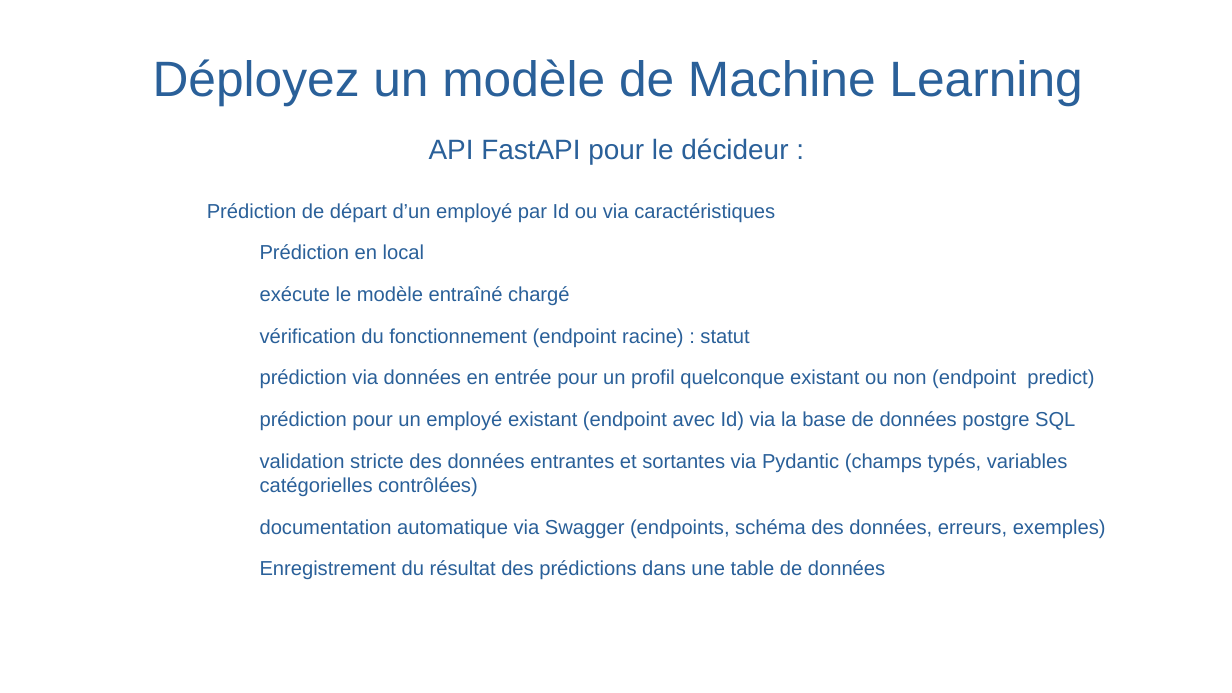
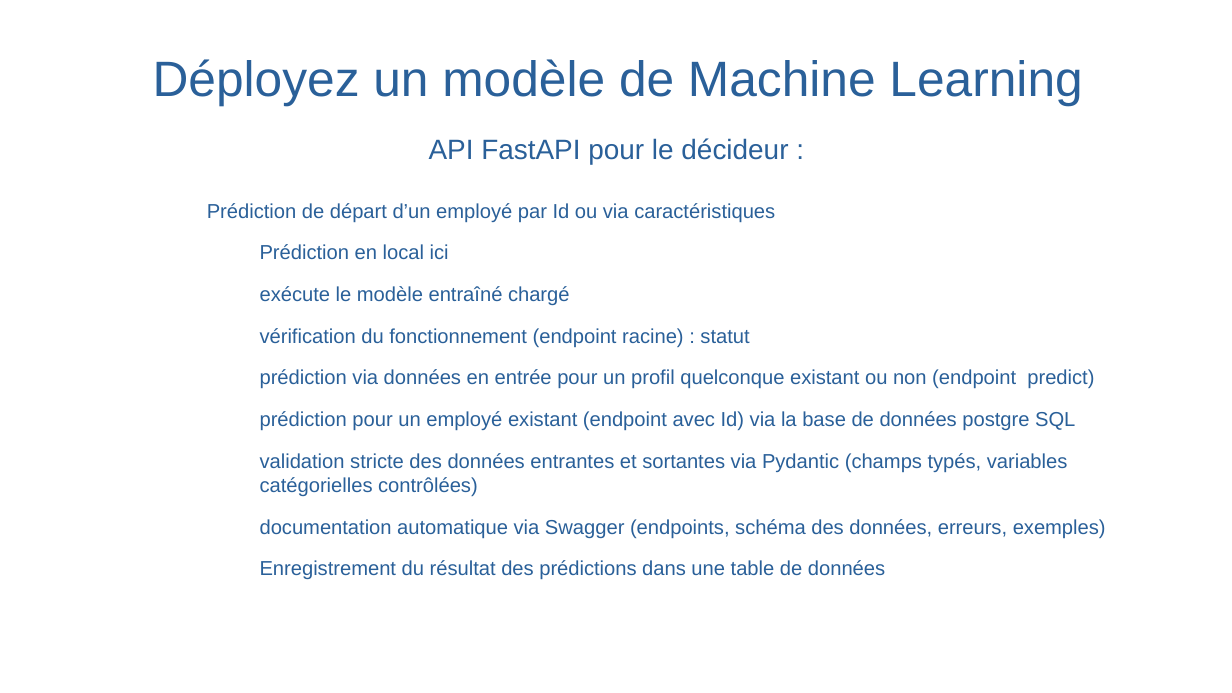
Before and after one commit to christophesallessacareau-boop/Deployez_un_modele_de_ML, a slide deck: slide 12 of Salles_Christophe_5_presentation_122025.odp. Drawn at 1232x693 pixels with LibreOffice and Linux fonts; fonts in the diff are those of the drawing; background and template pictures are left out. Boxes give left, top, right and bottom in pixels: in the first picture for what was removed or moved away, otherwise in the second. Text is boxed around its words. In the diff, an @@ line names an element or a change of style, - is before the commit and + after.

```diff
--- a/Salles_Christophe_5_presentation_122025.odp
+++ b/Salles_Christophe_5_presentation_122025.odp
@@ text at (260, 244, 449, 259): text changed @@
-  − Prédiction en local
+  − Prédiction en local ici
```
Also in this commit, not shown: 3 other slides changed.
